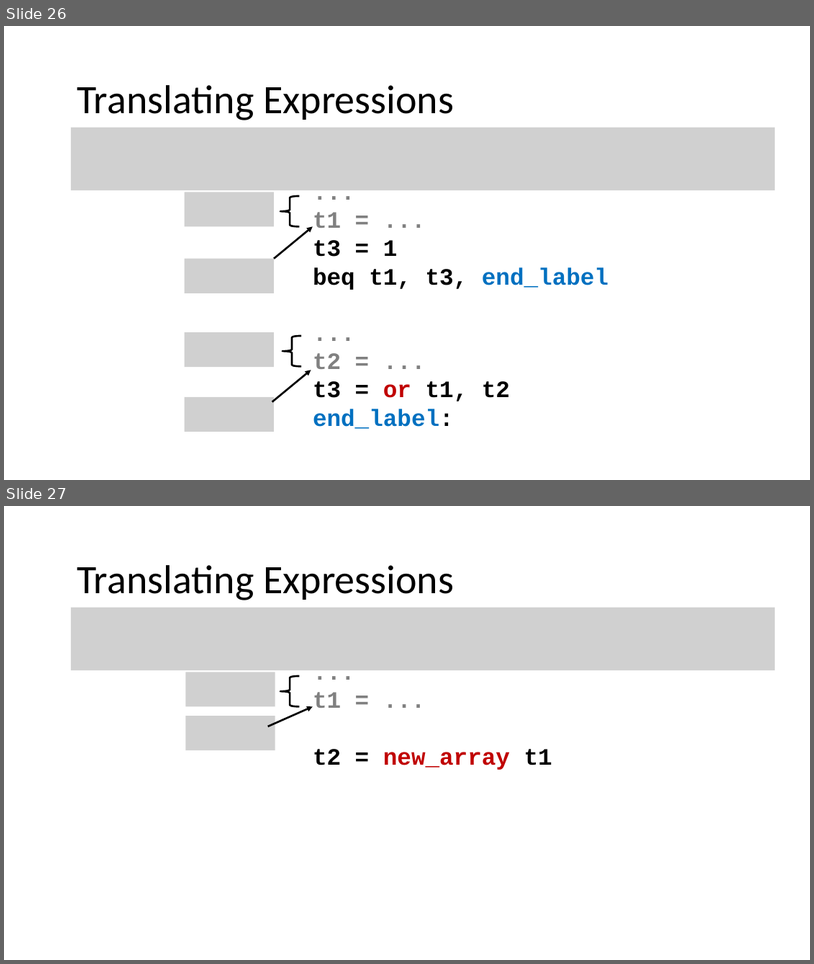
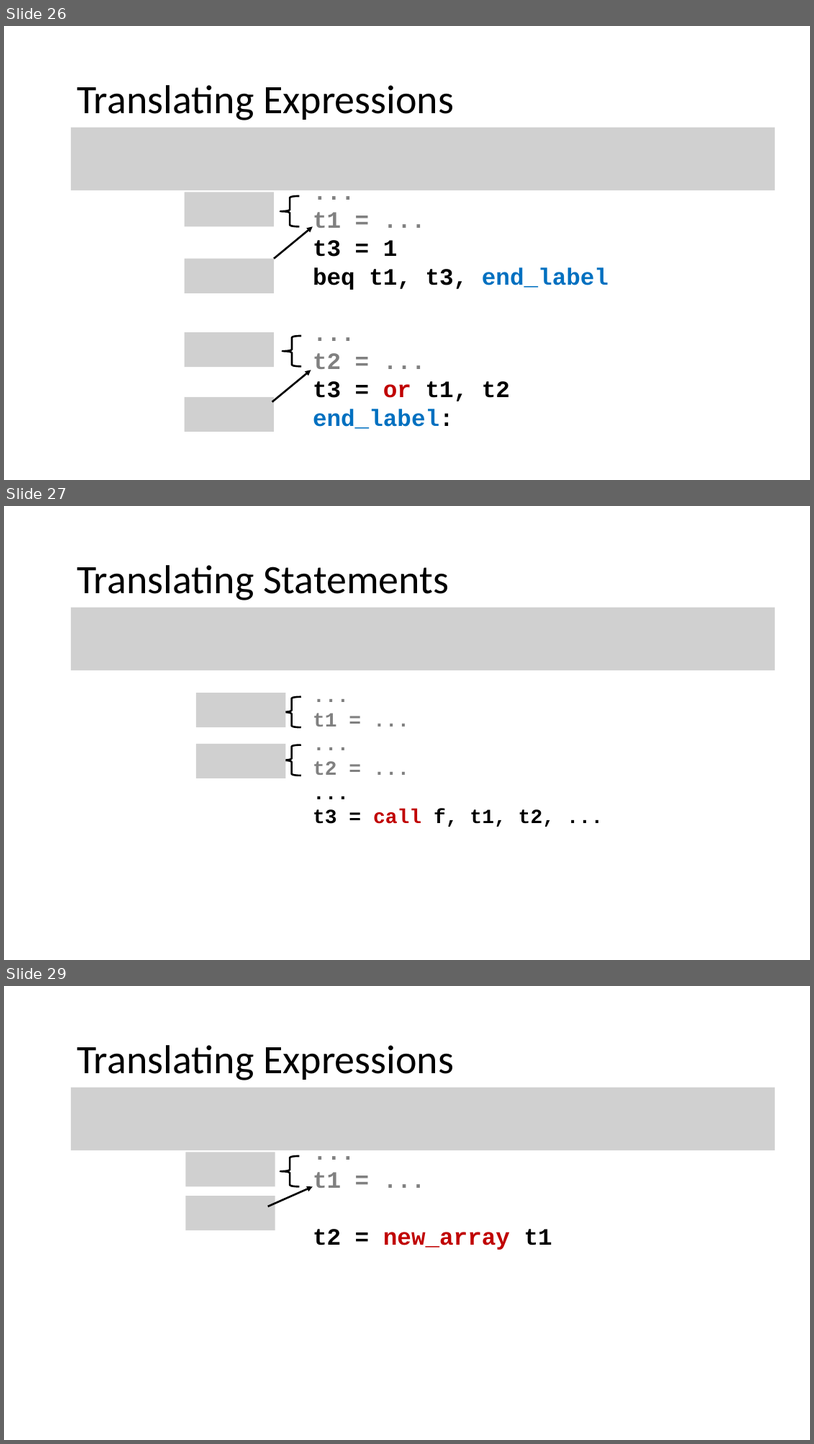
Before and after one commit to nivshani/compilation, a slide deck: slides/IR.pptx. Shown one above the other, each under a label of ours: slides 26 and 27 before the commit, slides 26, 27 and 29 after it; the slides between them are not shown. The pictures are 814x964 and 814x1444 pixels, drawn with LibreOffice and Linux fonts; fonts in the diff are those of the drawing; grey boxes stand for pictures. Boxes give left, top, right and bottom in pixels: in the first picture for what was removed or moved away, otherwise in the second. Text is boxed around its words. In the diff, an @@ line names an element or a change of style, - is before the commit and + after.

```diff
--- a/slides/IR.pptx
+++ b/slides/IR.pptx
@@ slide 27 added at [4, 506, 810, 960], background #FFFFFF @@
@@ text added at [77, 565, 449, 600], 48 pt, text #000000 @@
+Translating Statements
@@ picture added at [71, 607, 776, 670] @@
@@ picture added at [196, 692, 286, 727] @@
@@ left brace added at [282, 697, 301, 727], outline #000000 2.25 pt @@
@@ text added at [313, 713, 555, 826], 24 pt, text #808080, bold @@
+...
+t1 = ...
+...
+t2 = ...
+...
+t3 = call f, t1, t2, ...
@@ picture added at [196, 744, 286, 778] @@
@@ left brace added at [282, 745, 301, 775], outline #000000 2.25 pt @@
@@ what was slide 27 is now slide 29 @@
```
Also in this commit, not shown: 5 slides changed, 13 other slides added, 3 slides removed, 1 other file.
